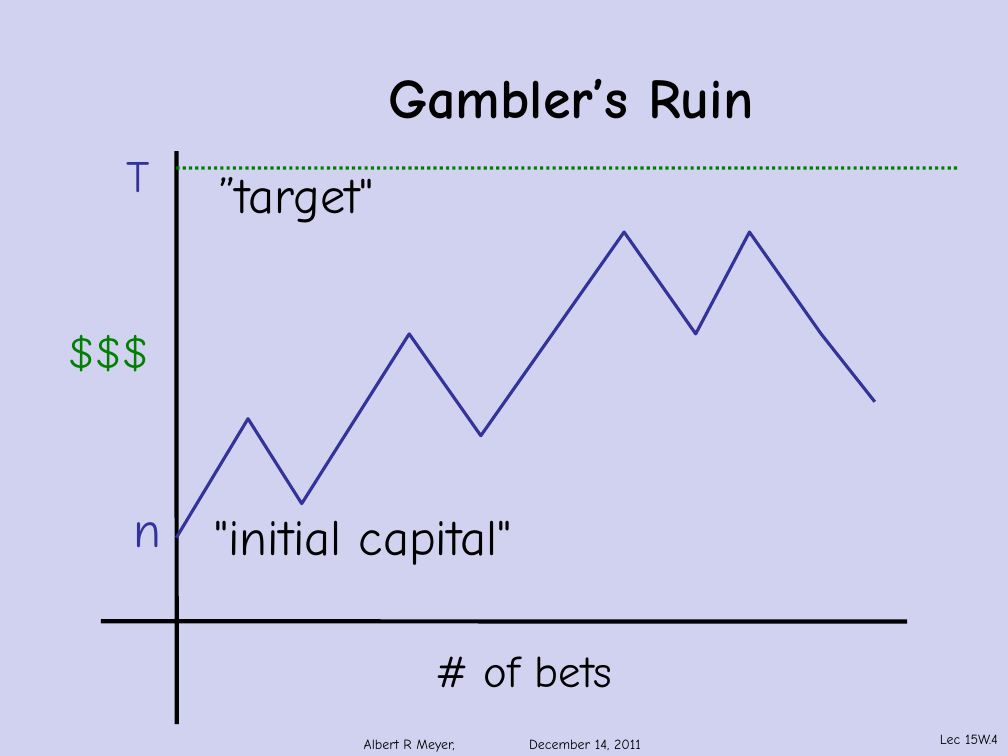
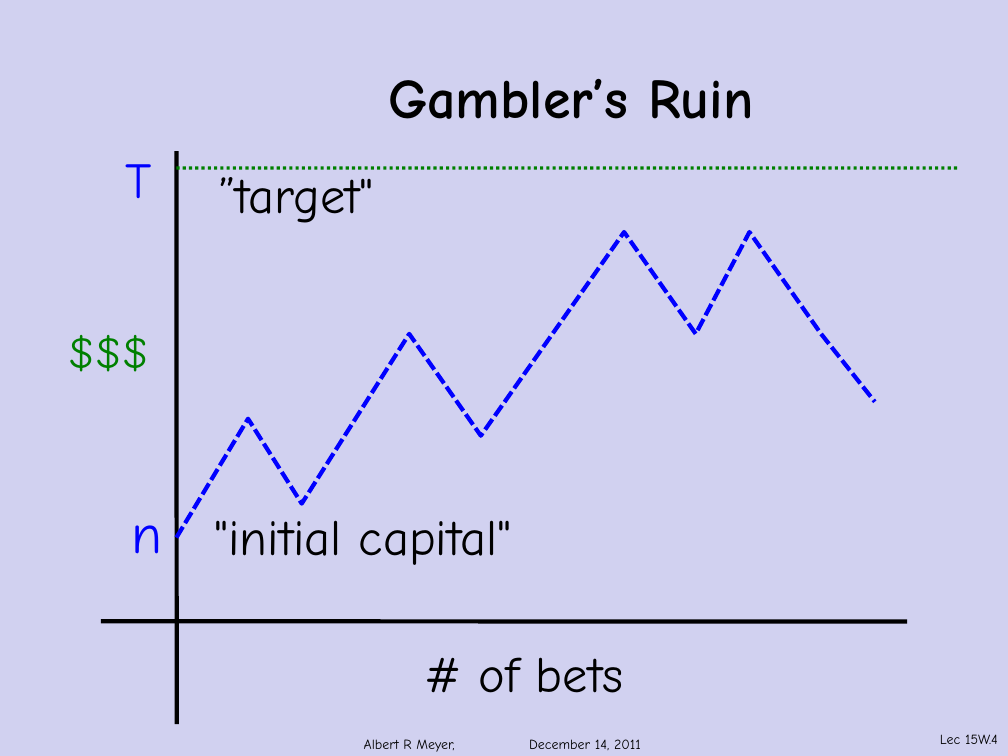
Before and after one commit to armeyer/mcs_web, a slide deck: slide 4 of fall11/slidesF11/slides15w.pptx. Drawn at 1008x756 pixels with LibreOffice and Linux fonts; fonts in the diff are those of the drawing; background and template pictures are left out. Boxes give left, top, right and bottom in pixels: in the first picture for what was removed or moved away, otherwise in the second. Text is boxed around its words. In the diff, an @@ line names an element or a change of style, - is before the commit and + after.

```diff
--- a/fall11/slidesF11/slides15w.pptx
+++ b/fall11/slidesF11/slides15w.pptx
@@ text "T" at <box>125,164,151,198</box>: size 32 to 36 pt, text colour #333399 to #0000FF @@
@@ freeform shape at <box>176,232,875,537</box>: outline #333399 2.25 pt to #0000FF 3 pt dashed @@
@@ text "n" at <box>131,525,162,554</box>: size 36 to 40 pt, text colour #333399 to #0000FF @@
@@ text "# of bets" at <box>479,657,624,693</box>: size 32 to 36 pt @@
```
Also in this commit, not shown: 19 other slides changed, 6 slides added, 1 other file.
